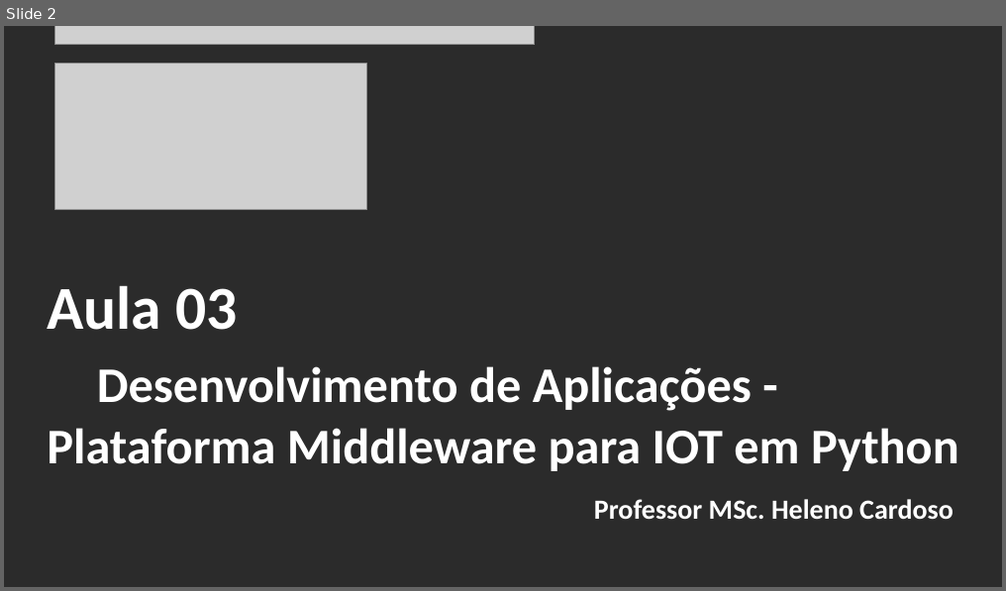
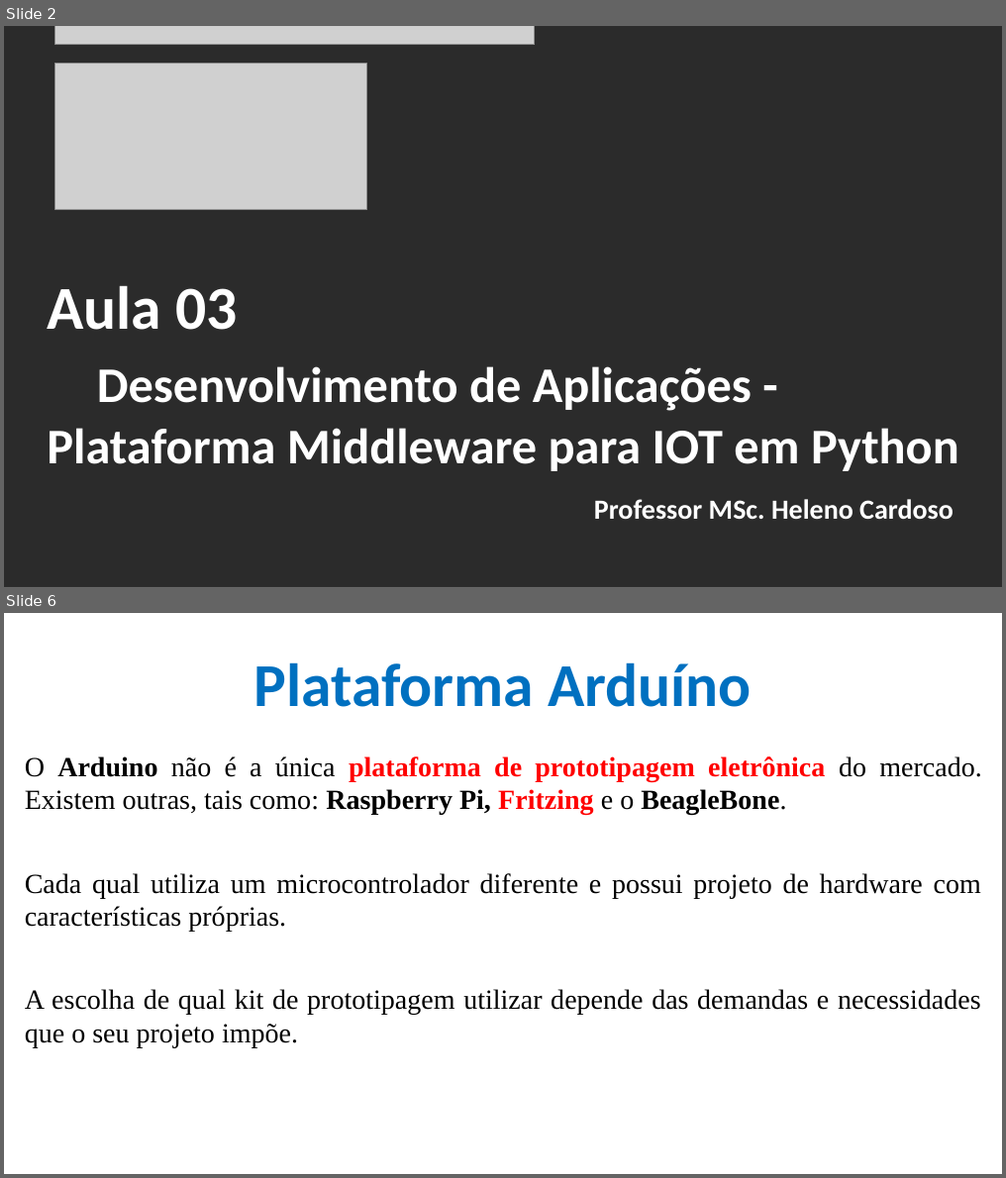
Before and after one commit to CloudEducationBrazil/WydenArea1AplicacaoCloudIndustria40Python, a slide deck: 01 Classes/Aula 03 - Aplicação Cloud Indústria 40 Python IoT Plataforma Arduino Tinkercad.pptx. Shown one above the other, each under a label of ours: slide 2 before the commit, slides 2 and 6 after it; the slides between them are not shown. The pictures are 1006x591 and 1006x1178 pixels, drawn with LibreOffice and Linux fonts; fonts in the diff are those of the drawing; grey boxes stand for pictures; background and template pictures are left out; a plain dark background stands for a picture behind light text. Boxes give left, top, right and bottom in pixels: in the first picture for what was removed or moved away, otherwise in the second. Text is boxed around its words. In the diff, an @@ line names an element or a change of style, - is before the commit and + after.

```diff
--- a/01 Classes/Aula 03 - Aplicação Cloud Indústria 40 Python IoT Plataforma Arduino Tinkercad.pptx
+++ b/01 Classes/Aula 03 - Aplicação Cloud Indústria 40 Python IoT Plataforma Arduino Tinkercad.pptx
@@ slide 6 added at (x1=4, y1=613, x2=1002, y2=1174), background picture (left out) @@
@@ title added at (x1=254, y1=663, x2=751, y2=707), 44 pt, text #0070C0, bold @@
+Plataforma Arduíno
@@ text added at (x1=25, y1=757, x2=982, y2=1048), 20 pt, text #000000 @@
+O Arduino não é a única plataforma de prototipagem eletrônica do mercado. Existem outras, tais como: Raspberry Pi, Fritzing e o BeagleBone.
+Cada qual utiliza um microcontrolador diferente e possui projeto de hardware com características próprias.
+A escolha de qual kit de prototipagem utilizar depende das demandas e necessidades que o seu projeto impõe.
```
Also in this commit, not shown: 6 slides changed, 15 other slides added, 1 other file.
